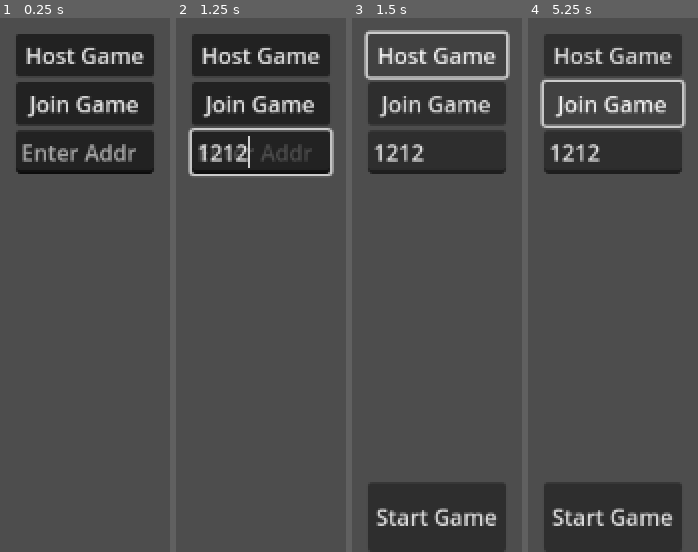
Above: before the commit, frames 1-4 (left to right).
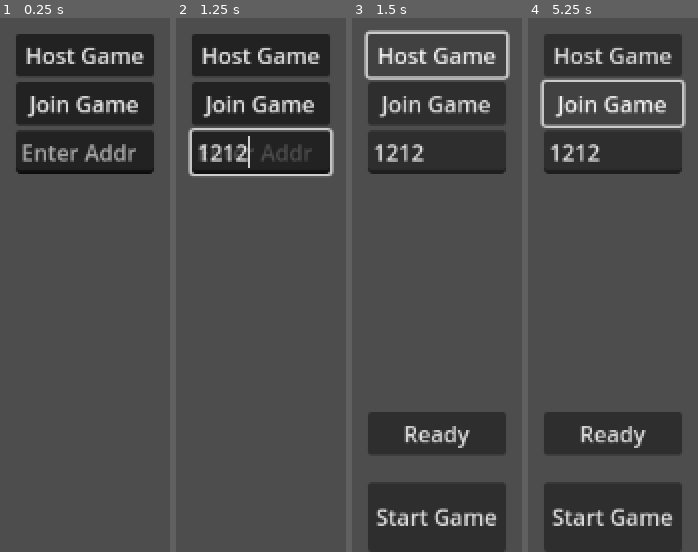
Above: after the commit, the same moments.

Repository: mygameworld9/pvp
Game: Godot game, scene res://scenes/main_menu.tscn
Two runs of this game, one before a commit and one after it. Both use one fixed random seed, a clock stepped at 60 frames per second and the inputs below.
Inputs (mouse positions are in pixels of both pictures, inside the frame that each line leads up to):
- Up to frame 1 (0.25 s): no input
- Up to frame 2 (1.25 s): click (261, 151) at 0.52 s; type "12" at 0.6 s; click (261, 151) at 0.75 s; type "12" at 0.83 s
- Up to frame 3 (1.5 s): click "Host Game" at 1.25 s
- Up to frame 4 (5.25 s): click "Start Game" at 2 s; click "Start Game" at 2.75 s; click (613, 434) at 3.5 s, where only the run after the commit has a clickable "Ready"; click (613, 434) at 4.25 s, where only the run after the commit has a clickable "Ready"; click "Join Game" at 5 s

Frames 1-2 are identical in both runs. In frame 3, 6.0% of the frame differs, in the area x 9-91%, y 73-82%; in frame 4, 6.0%.

Commit message:
fix(lobby): implement host-only start and ready system

Diff:
--- a/pvp/scenes/lobby.tscn
+++ b/pvp/scenes/lobby.tscn
@@ -25,6 +25,22 @@
 grow_horizontal = 2
 grow_vertical = 2
 
+[node name="ReadyButton" type="Button" parent="."]
+layout_mode = 1
+anchors_preset = 7
+anchor_left = 0.5
+anchor_top = 1.0
+anchor_right = 0.5
+anchor_bottom = 1.0
+offset_left = -50.0
+offset_top = -100.0
+offset_right = 50.0
+offset_bottom = -70.0
+grow_horizontal = 2
+grow_vertical = 0
+toggle_mode = true
+text = "Ready"
+
 [node name="StartButton" type="Button" parent="."]
 layout_mode = 1
 anchors_preset = 7
@@ -37,4 +53,5 @@
 offset_right = 50.0
 grow_horizontal = 2
 grow_vertical = 0
+disabled = true
 text = "Start Game"
--- a/pvp/scripts/globals/lobby_manager.gd
+++ b/pvp/scripts/globals/lobby_manager.gd
@@ -16,17 +16,29 @@
 	players.erase(id)
 	emit_signal("player_list_changed")
 
+@rpc("authority", "call_local")
+func server_set_player_ready(player_id: int, is_ready: bool):
+	if players.has(player_id):
+		players[player_id].ready = is_ready
+		client_update_player_ready.rpc(player_id, is_ready)
+
+@rpc("any_peer")
+func client_update_player_ready(player_id: int, is_ready: bool):
+	if players.has(player_id):
+		players[player_id].ready = is_ready
+		emit_signal("player_list_changed")
+
 @rpc("any_peer", "call_local")
 func set_character(id: int, character_id: String):
 	if players.has(id):
 		players[id].character = character_id
 		emit_signal("player_list_changed")
 
-@rpc("any_peer", "call_local")
-func set_ready(id: int, is_ready: bool):
-	if players.has(id):
-		players[id].ready = is_ready
-		emit_signal("player_list_changed")
-
 func get_players():
 	return players
+
+func get_all_players_ready() -> bool:
+	for id in players:
+		if not players[id].ready:
+			return false
+	return true
--- a/pvp/scripts/ui/lobby.gd
+++ b/pvp/scripts/ui/lobby.gd
@@ -3,6 +3,11 @@
 func _ready():
 	LobbyManager.player_list_changed.connect(Callable(self, "redraw_player_list"))
 	$StartButton.pressed.connect(Callable(self, "_on_start_pressed"))
+	$ReadyButton.toggled.connect(Callable(self, "_on_ready_toggled"))
+
+	if not multiplayer.is_server():
+		$StartButton.hide()
+
 	redraw_player_list()
 
 func redraw_player_list():
@@ -16,6 +21,13 @@
 		label.text = "Player %d: %s (%s)" % [id, player_info.name, "Ready" if player_info.ready else "Not Ready"]
 		$PlayerList.add_child(label)
 
+	if multiplayer.is_server():
+		$StartButton.disabled = not LobbyManager.get_all_players_ready()
+
 func _on_start_pressed():
-	# For now, this just goes to the game. Later it will be host-only.
+	# This should only be callable by the host.
 	UIManager.show_game()
+
+func _on_ready_toggled(button_pressed: bool):
+	var my_id = multiplayer.get_unique_id()
+	LobbyManager.server_set_player_ready.rpc_id(1, my_id, button_pressed)
